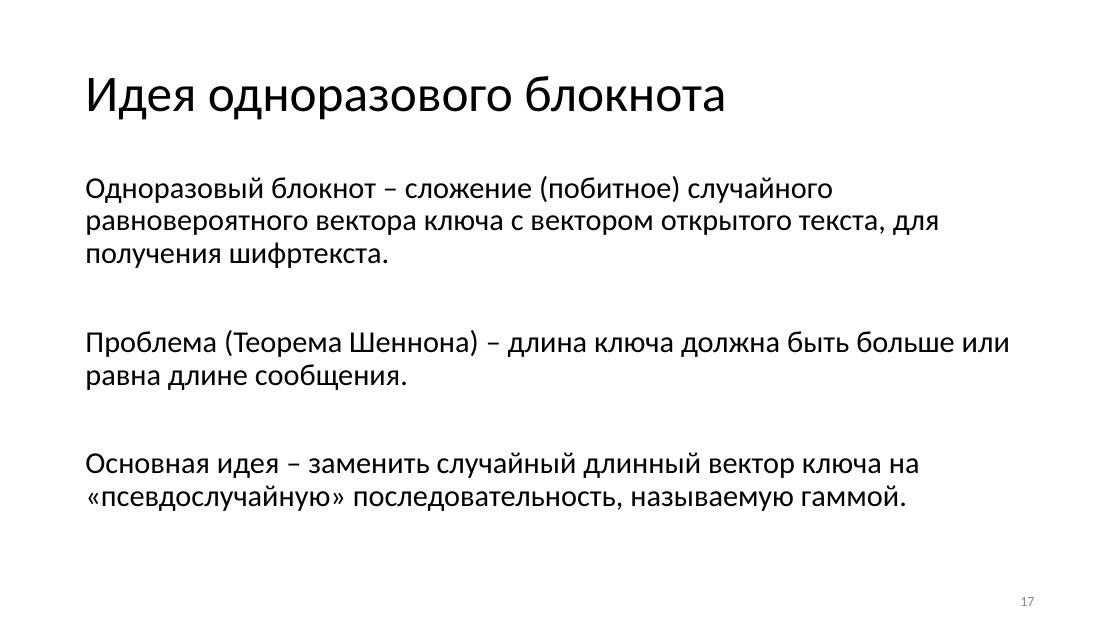
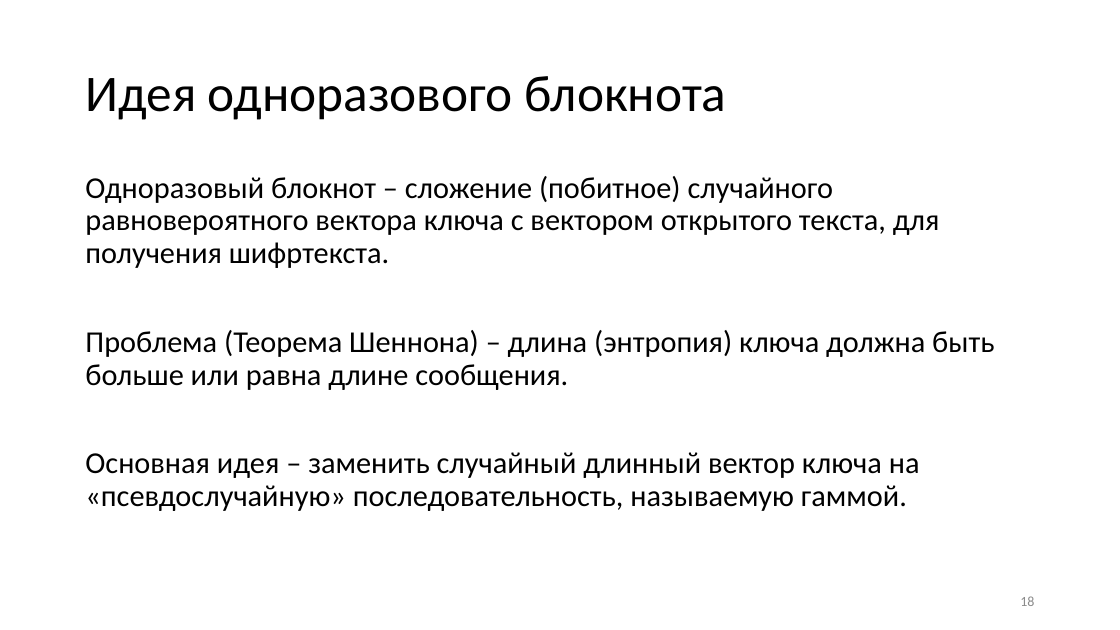
Before and after one commit to GeorgyFirsov-s-forks/CryptoLectures, a slide deck: slide 18 of Lectures/Lecture2.pptx (slide 17 before the commit). Drawn at 1120x630 pixels with LibreOffice and Linux fonts; fonts in the diff are those of the drawing. Boxes give left, top, right and bottom in pixels: in the first picture for what was removed or moved away, otherwise in the second. Text is boxed around its words. In the diff, an @@ line names an element or a change of style, - is before the commit and + after.

```diff
--- a/Lectures/Lecture2.pptx
+++ b/Lectures/Lecture2.pptx
@@ text at (85, 330, 994, 390): text changed @@
-Проблема (Теорема Шеннона) – длина ключа должна быть больше или равна длине сообщения.
+Проблема (Теорема Шеннона) – длина (энтропия) ключа должна быть больше или равна длине сообщения.
@@ page number at (1020, 596, 1034, 606): text changed @@
-17
+18
```
Also in this commit, not shown: 2 other slides changed, 1 slide added, 2 other files.
